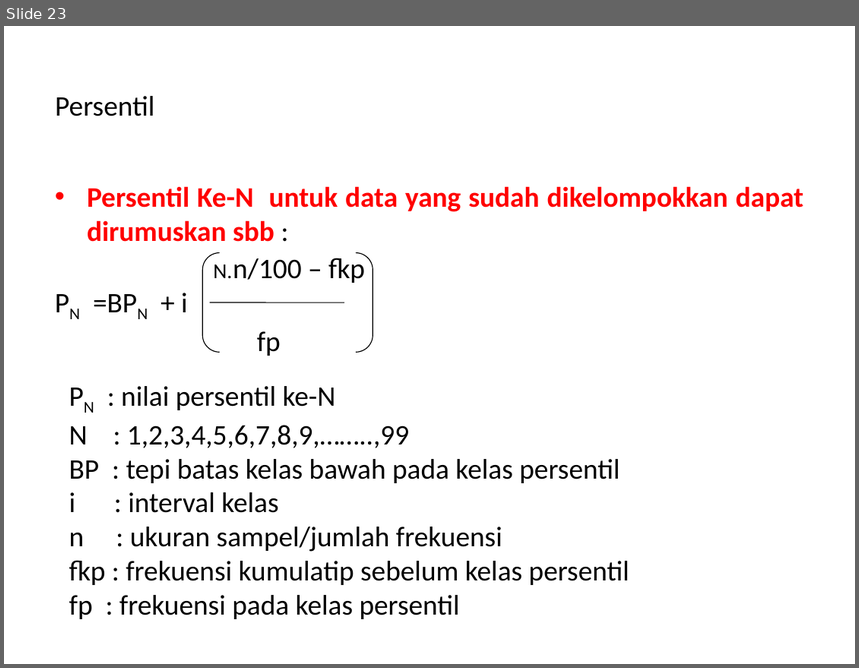
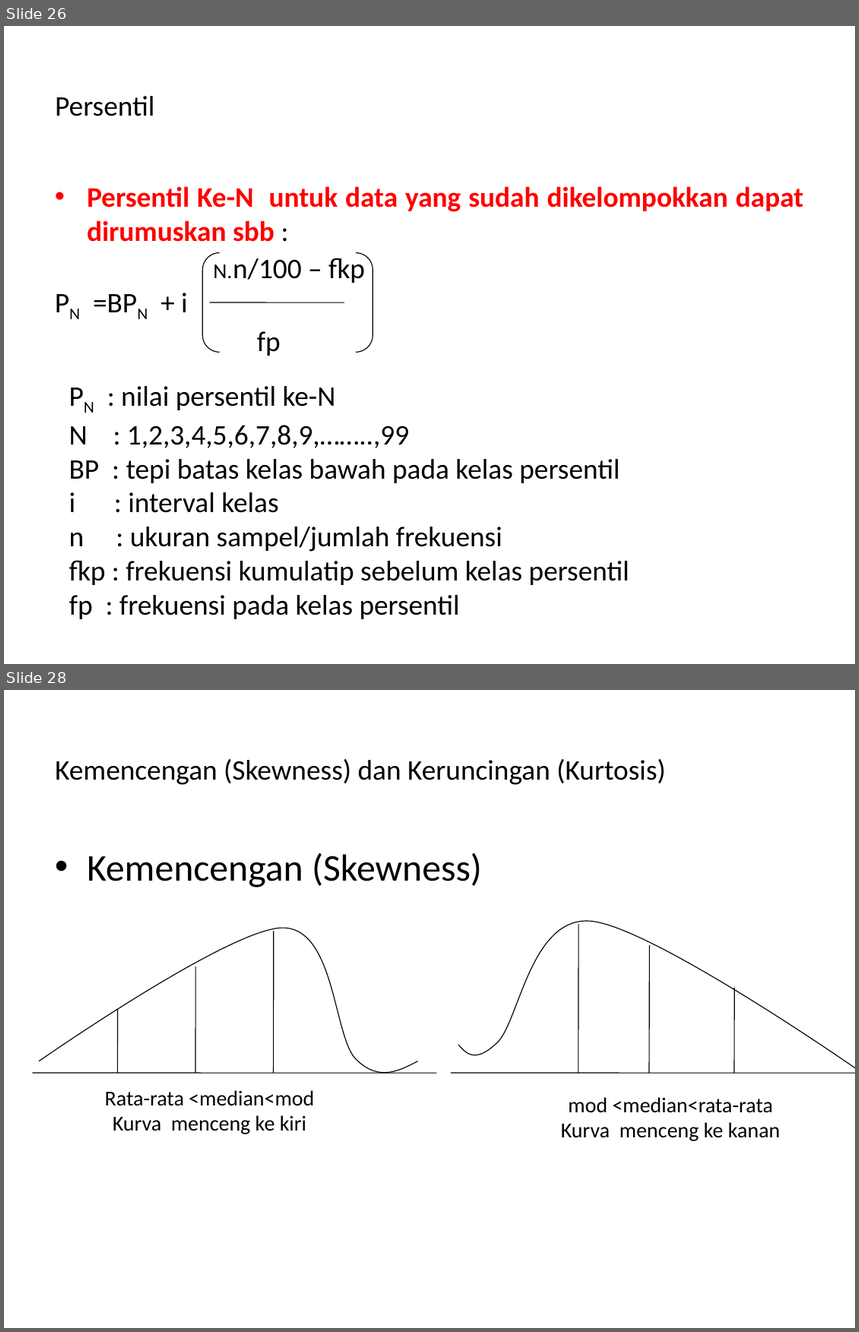
Before and after one commit to tarmidzibariq/KULIAH-SEMESTER-3, a slide deck: STATISTIKA 1/SESI- 3.ppt. Shown one above the other, each under a label of ours: slide 23 before the commit, slides 26 and 28 after it; the slides between them are not shown. The pictures are 859x668 and 859x1332 pixels, drawn with LibreOffice and Linux fonts; fonts in the diff are those of the drawing. Boxes give left, top, right and bottom in pixels: in the first picture for what was removed or moved away, otherwise in the second. Text is boxed around its words. In the diff, an @@ line names an element or a change of style, - is before the commit and + after.

```diff
--- a/STATISTIKA 1/SESI- 3.ppt
+++ b/STATISTIKA 1/SESI- 3.ppt
@@ slide 28 added at box(4, 690, 855, 1328), background #FFFFFF @@
@@ title added at box(55, 759, 666, 785), 24 pt, text #000000 @@
+Kemencengan (Skewness) dan Keruncingan (Kurtosis)
@@ text added at box(87, 853, 482, 888), 32 pt, text #000000 @@
+• Kemencengan (Skewness)
@@ freeform shape added at box(458, 917, 855, 1068), outline #000000 0.74 pt @@
@@ freeform shape added at box(39, 927, 417, 1081), outline #000000 0.74 pt @@
@@ line added from (274, 1073) to (274, 931), #000000 0.74 pt @@
@@ line added from (579, 1073) to (579, 924), #000000 0.74 pt @@
@@ line added from (649, 1073) to (649, 945), #000000 0.74 pt @@
@@ line added from (196, 1073) to (196, 967), #000000 0.74 pt @@
@@ line added from (734, 1073) to (734, 988), #000000 0.74 pt @@
@@ line added from (117, 1073) to (118, 1009), #000000 0.74 pt @@
@@ line added from (32, 1073) to (436, 1073), #000000 0.74 pt @@
@@ line added from (451, 1073) to (855, 1073), #000000 0.74 pt @@
@@ text added at box(105, 1091, 314, 1135), 18 pt, text #000000 @@
+Rata-rata <median<mod
+Kurva menceng ke kiri
@@ text added at box(561, 1097, 780, 1141), 18 pt, text #000000 @@
+mod <median<rata-rata
+Kurva menceng ke kanan
@@ what was slide 23 is now slide 26 @@
```
Also in this commit, not shown: 3 slides changed, 5 other slides added, 4 other files.
